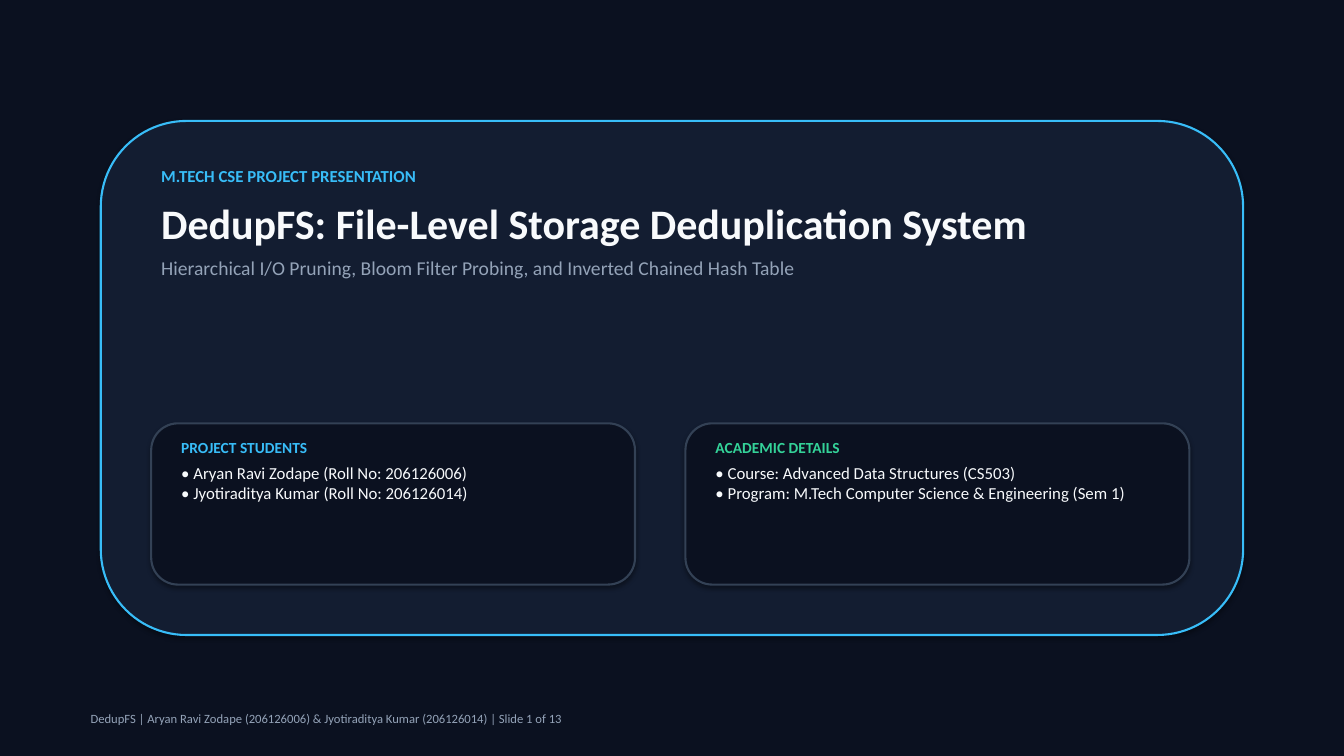
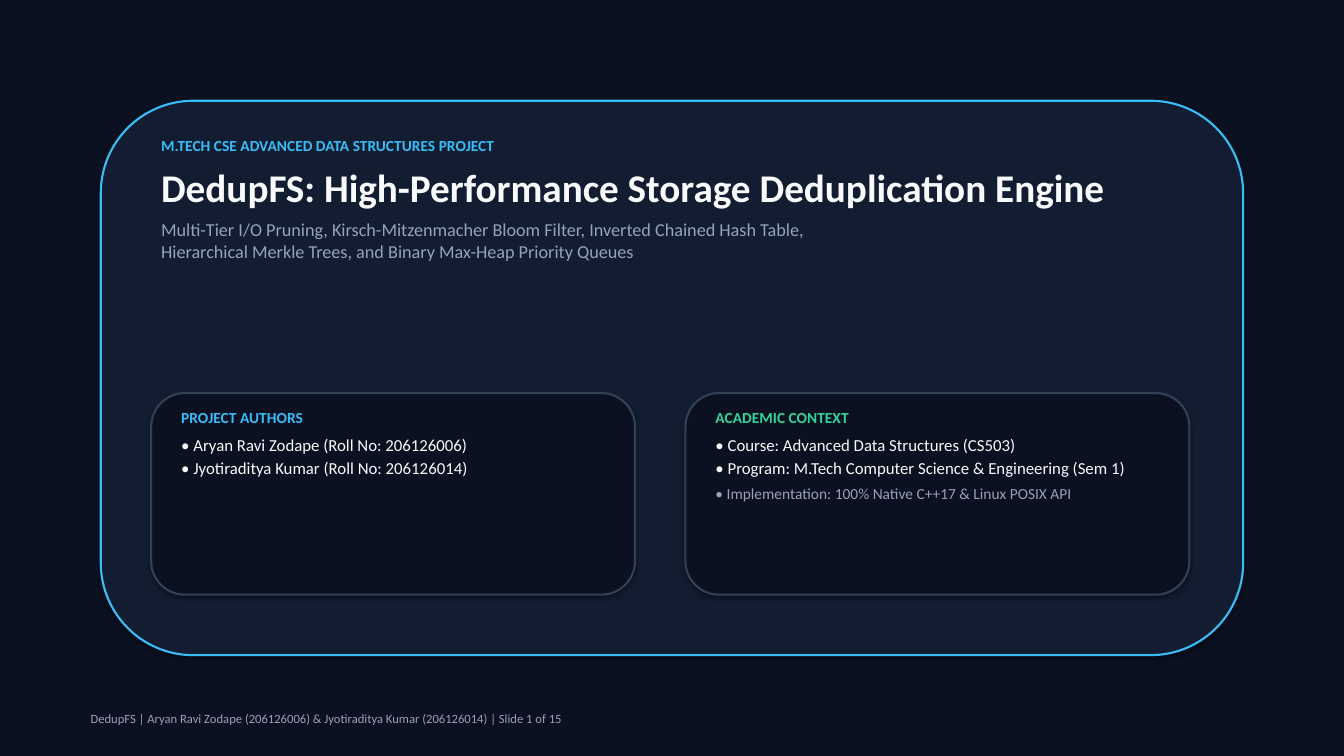
Before and after one commit to Jyotiraditya-kumar/DedupeFS, a slide deck: slide 1 of presentation/DedupFS_MTech_Presentation.pptx. Drawn at 1344x756 pixels with LibreOffice and Linux fonts; fonts in the diff are those of the drawing. Boxes give left, top, right and bottom in pixels: in the first picture for what was removed or moved away, otherwise in the second. Text is boxed around its words. In the diff, an @@ line names an element or a change of style, - is before the commit and + after.

Commit message:
feat(core,ds,benchmarks,ui,presentation): implement full M.Tech phases with all 4 ADS, benchmarks, and flowchart
- Implemented Hierarchical Merkle Hash Tree (ADS 3) for subtree duplicate detection and O(log N) change sync
- Implemented Binary Max-Heap Priority Queue (ADS 4) with Floyd's O(N) heapify and Pareto storage reclamation
- Added dedicated unit test suites tests/test_priority_queue.cpp and tests/test_merkle_tree.cpp (6 suites, 100% pass rate)
- Created comprehensive benchmarking engine (benchmarks/run_benchmarks.py) comparing Naive O(N^2), Full SHA-256, and DedupFS
- Upgraded standalone presentation (presentation/DedupFS_MTech_Presentation.pptx) and web slides (presentation/index.html) to 15 master slides with architecture flowchart and benchmark comparison
- Enhanced Web Management UI (ui/templates/index.html & ui/app.py) with interactive Pipeline Flowchart, Merkle Tree Explorer, Priority Queue & Pareto analyzer, and Algorithmic Benchmarks tab

```diff
--- a/presentation/DedupFS_MTech_Presentation.pptx
+++ b/presentation/DedupFS_MTech_Presentation.pptx
@@ rounded rectangle: place and size @@
-rounded rectangle at bbox=[101, 121, 1243, 635]
+rounded rectangle at bbox=[101, 101, 1243, 655]
@@ text at bbox=[161, 141, 1104, 261]: text changed; size 14 to 13 pt; bold off @@
-M.TECH CSE PROJECT PRESENTATION
-DedupFS: File-Level Storage Deduplication System
-Hierarchical I/O Pruning, Bloom Filter Probing, and Inverted Chained Hash Table
+M.TECH CSE ADVANCED DATA STRUCTURES PROJECT
+DedupFS: High-Performance Storage Deduplication Engine
+Multi-Tier I/O Pruning, Kirsch-Mitzenmacher Bloom Filter, Inverted Chained Hash Table,
+Hierarchical Merkle Trees, and Binary Max-Heap Priority Queues
@@ rounded rectangle: place and size @@
-rounded rectangle at bbox=[151, 423, 635, 585]
+rounded rectangle at bbox=[151, 393, 635, 595]
@@ text "PROJECT AUTHORS": place and size @@
-text "PROJECT AUTHORS" at bbox=[181, 443, 468, 502]
+text "PROJECT AUTHORS" at bbox=[181, 413, 468, 477]
@@ text at bbox=[181, 413, 303, 423]: text changed @@
-PROJECT STUDENTS
+PROJECT AUTHORS
@@ rounded rectangle: place and size @@
-rounded rectangle at bbox=[686, 423, 1190, 585]
+rounded rectangle at bbox=[686, 393, 1190, 595]
@@ text "ACADEMIC CONTEXT": place and size @@
-text "ACADEMIC CONTEXT" at bbox=[715, 443, 1125, 502]
+text "ACADEMIC CONTEXT" at bbox=[715, 413, 1125, 502]
@@ text at bbox=[715, 413, 849, 423]: text changed @@
-ACADEMIC DETAILS
+ACADEMIC CONTEXT
@@ text at bbox=[193, 439, 468, 477]: more space between paragraphs @@
@@ text at bbox=[728, 439, 1125, 477]: more space between paragraphs @@
@@ text at bbox=[727, 488, 1071, 502]: paragraph added @@
+• Implementation: 100% Native C++17 & Linux POSIX API
```
Also in this commit, not shown: 7 other slides changed, 7 slides added, 5 slides removed, 25 other files.
